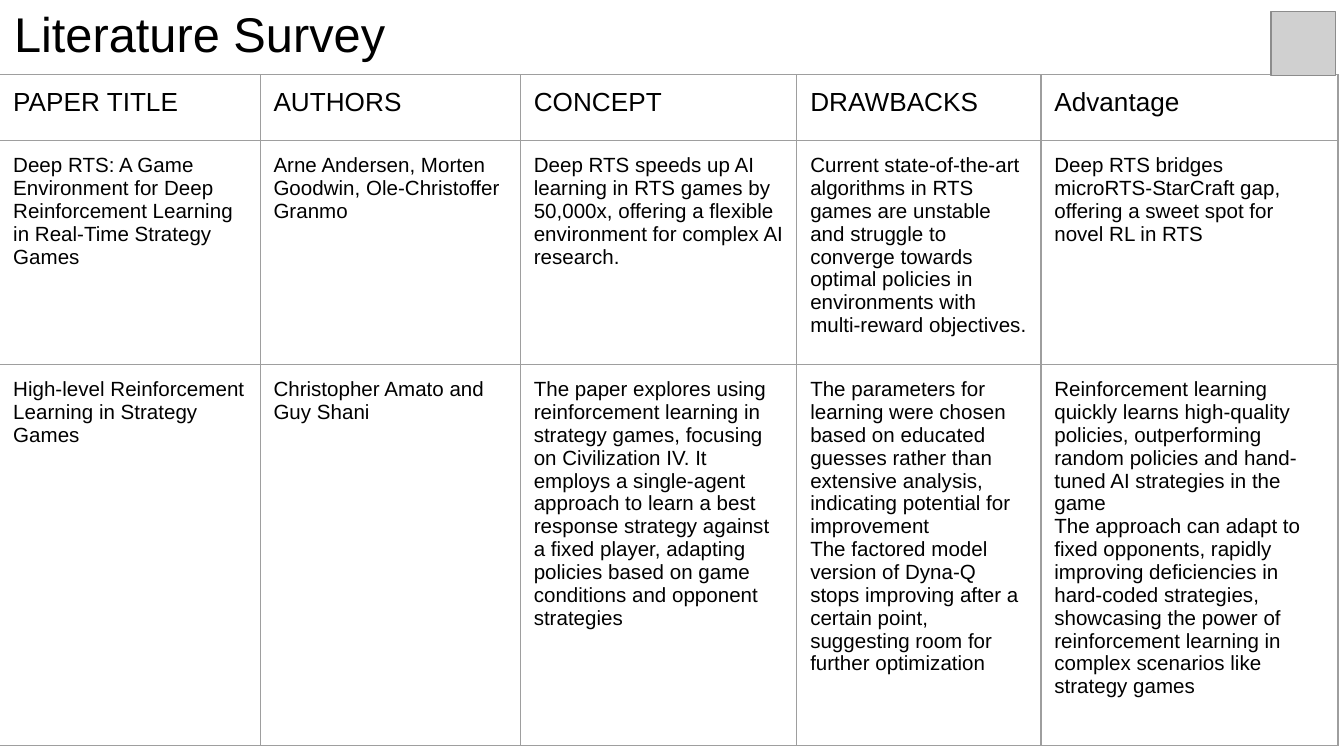
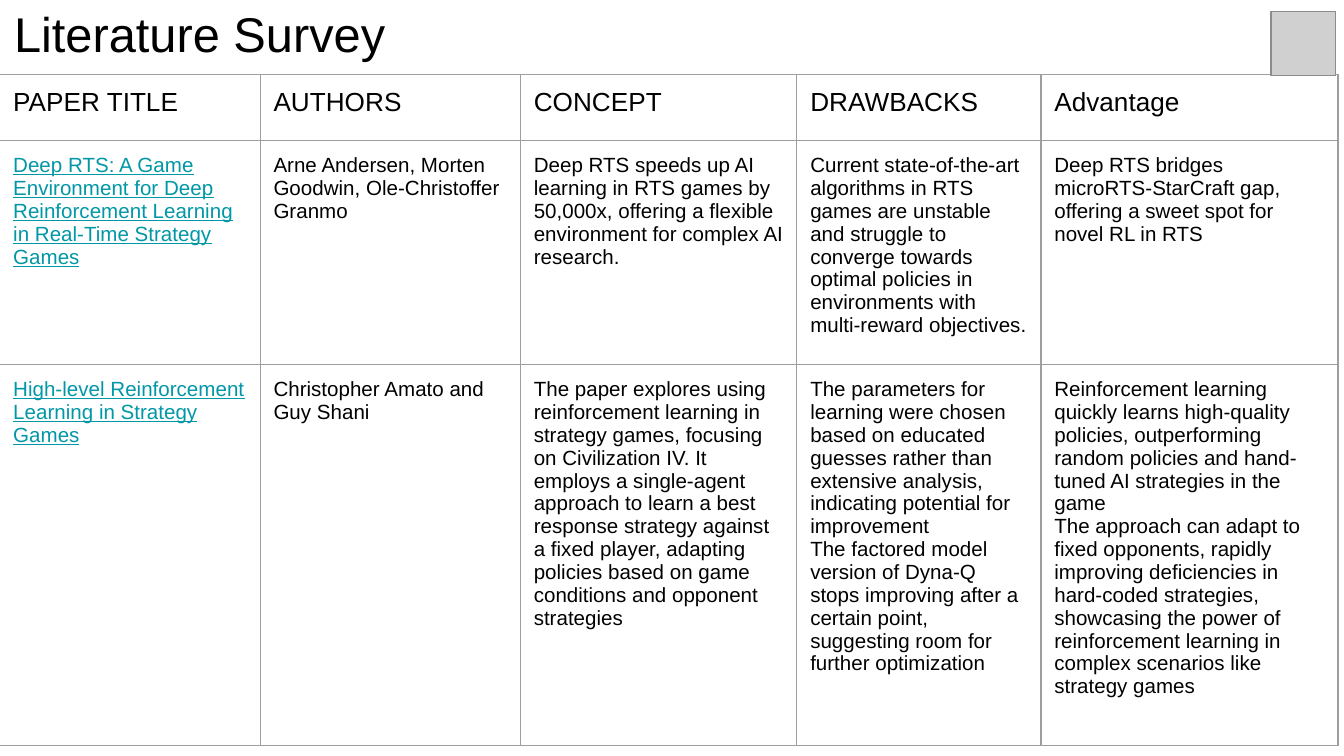
Before and after one commit to Jagmohan-Prajapati/Realtime-Strategic-Games, a slide deck: slide 5 of Projects PPTs and Preparation Documents/Review Meeting 2.pptx. Drawn at 1344x756 pixels with LibreOffice and Linux fonts; fonts in the diff are those of the drawing; grey boxes stand for pictures. Boxes give left, top, right and bottom in pixels: in the first picture for what was removed or moved away, otherwise in the second. Text is boxed around its words. In the diff, an @@ line names an element or a change of style, - is before the commit and + after.

```diff
--- a/Projects PPTs and Preparation Documents/Review Meeting 2.pptx
+++ b/Projects PPTs and Preparation Documents/Review Meeting 2.pptx
@@ table at (x1=0, y1=75, x2=1340, y2=746) @@
@@ text colour #000000 to #0097A7, underline on in "Deep RTS: A Game Environment for Deep ...", "High-level Reinforcement Learning in Strategy Games" @@
```
Also in this commit, not shown: 2 other slides changed.
